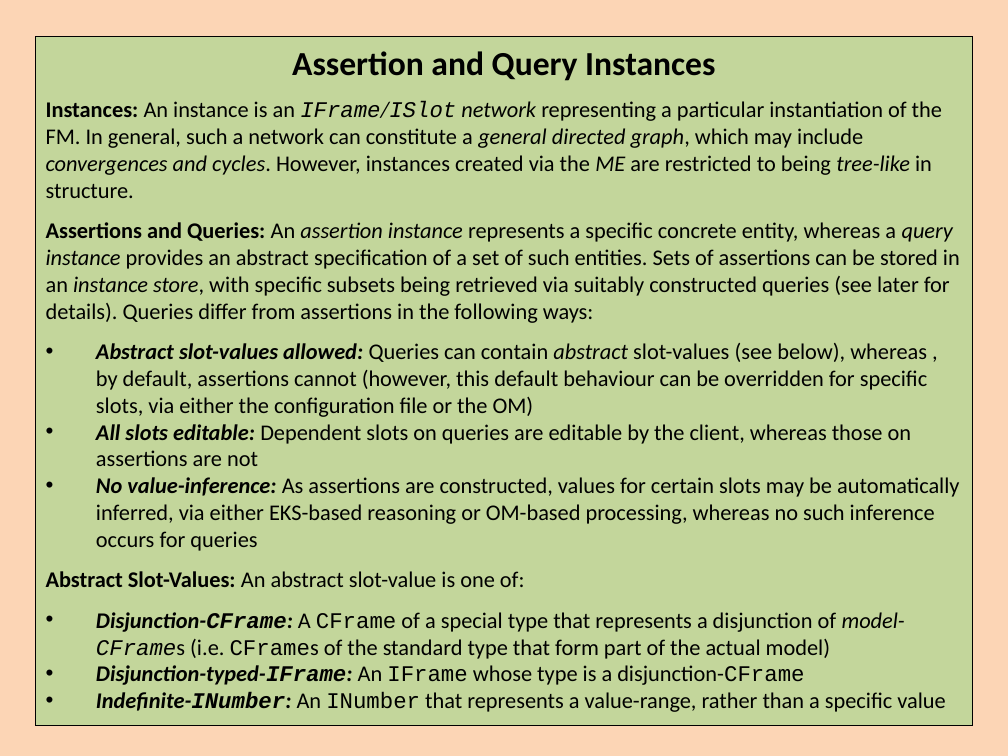
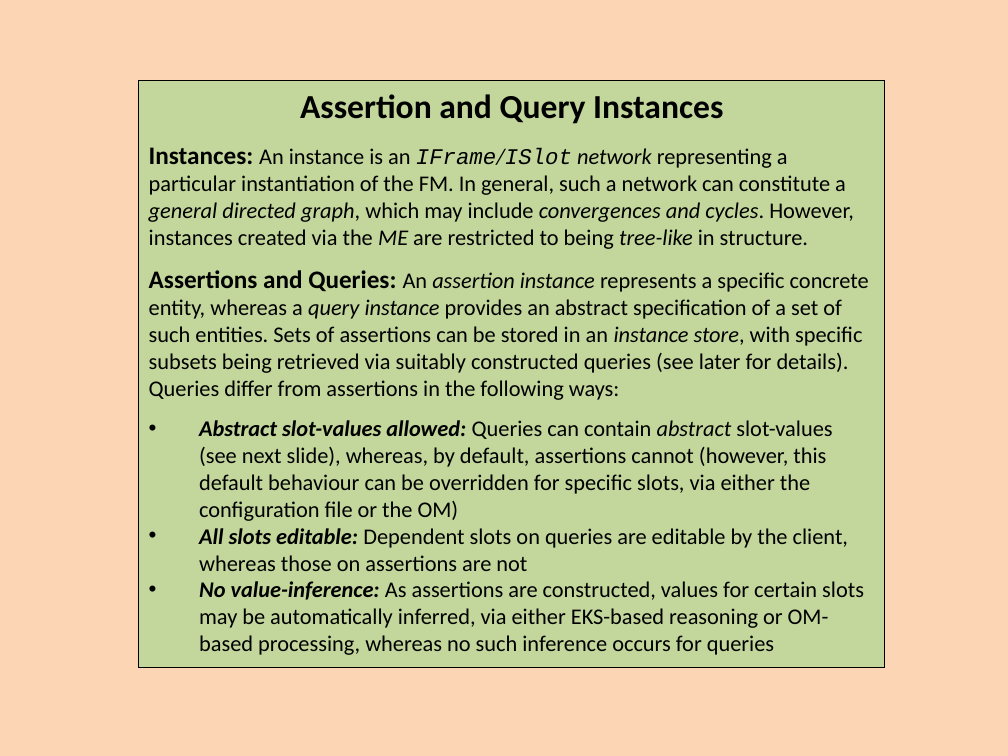
Before and after one commit to colin-puleston/mekon-hobo, a slide deck: slide 32 of docs/MEKON-HOBO Introductory Tutorial.pptx (slide 30 before the commit). Drawn at 1008x756 pixels with LibreOffice and Linux fonts; fonts in the diff are those of the drawing. Boxes give left, top, right and bottom in pixels: in the first picture for what was removed or moved away, otherwise in the second. Text is boxed around its words. In the diff, an @@ line names an element or a change of style, - is before the commit and + after.

```diff
--- a/docs/MEKON-HOBO Introductory Tutorial.pptx
+++ b/docs/MEKON-HOBO Introductory Tutorial.pptx
@@ rectangle "Assertion and Query Instances": place and size @@
-rectangle "Assertion and Query Instances" at (35,36,972,725)
+rectangle "Assertion and Query Instances" at (139,81,885,667)
@@ text in rectangle at (149,147,869,400): size 16 to 18 pt in "Instances:", "Assertions and Queries:" @@
@@ text in rectangle at (199,420,832,521): text changed @@
-• Abstract slot-values allowed: Queries can contain abstract slot-values (see below), whereas , by default, assertions cannot (however, this default behaviour can be overridden for specific slots, via either the configuration file or the OM)
+• Abstract slot-values allowed: Queries can contain abstract slot-values (see next slide), whereas, by default, assertions cannot (however, this default behaviour can be overridden for specific slots, via either the configuration file or the OM)
@@ text in rectangle at (46,571,945,712): paragraphs removed @@
-Abstract Slot-Values: An abstract slot-value is one of:
-• Disjunction-CFrame: A CFrame of a special type that represents a disjunction of model-CFrames (i.e. CFrames of the standard type that form part of the actual model)
-• Disjunction-typed-IFrame: An IFrame whose type is a disjunction-CFrame
-• Indefinite-INumber: An INumber that represents a value-range, rather than a specific value
```
Also in this commit, not shown: 23 other slides changed, 3 slides added.
